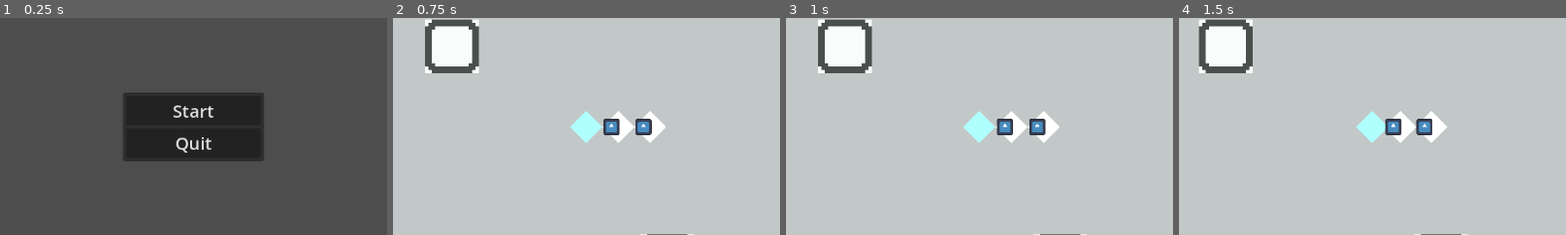
Above: before the commit, frames 1-4 (left to right).
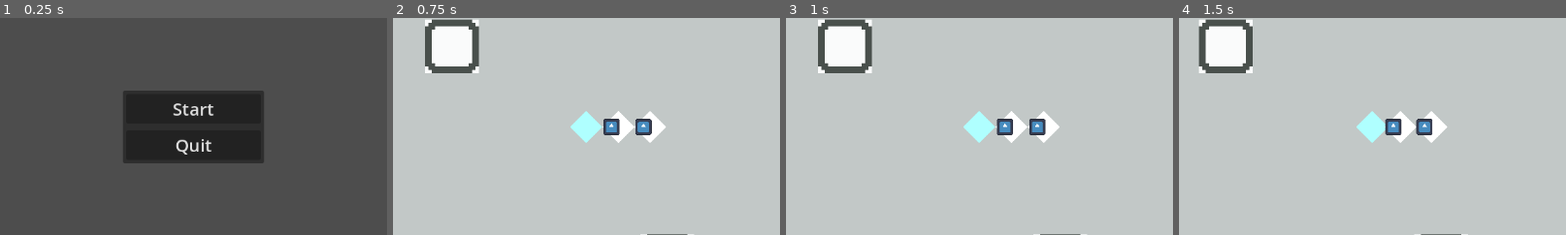
Above: after the commit, the same moments.

Repository: Hokome/GMTK-2024
Game: Godot game, scene res://ui/main_menu.tscn
Two runs of this game, one before a commit and one after it. Both use one fixed random seed, a clock stepped at 60 frames per second and the inputs below. The engine's default icon, where the game draws it, is replaced by a stand-in: a white triangle on a blue panel in a dark square.
Inputs:
- Up to frame 1 (0.25 s): no input
- Up to frame 2 (0.75 s): click "Start" at 0.5 s
- Up to frame 3 (1 s): no input
- Up to frame 4 (1.5 s): tap Enter at 1.25 s; hold D (move_right) from 1.28 s (still down)
The pictures show only the part of the screen within x 25-75%, y 25-75%; the shares and areas given below are measured in that part.

The runs differ from the first frame. In frame 1, 1.3% of the frame differs, in the area x 31-69%, y 33-67%; in frame 2, nothing differs; in frame 3, nothing differs; in frame 4, nothing differs.

Commit message:
pause_screen

Diff:
--- a/ui/main_theme.tres
+++ b/ui/main_theme.tres
@@ -2,6 +2,7 @@
 
 [resource]
 default_font_size = 26
+BoxContainer/constants/separation = 10
 MarginContainer/constants/margin_bottom = 5
 MarginContainer/constants/margin_left = 5
 MarginContainer/constants/margin_right = 5
--- /dev/null
+++ b/ui/pause_screen.gd
@@ -0,0 +1,8 @@
+extends Control
+
+func _on_resume_btn_pressed() -> void:
+	print("RESUME GAME")
+	pass # Replace with function body.
+
+func _on_quit_btn_pressed() -> void:
+	get_tree().quit()
--- /dev/null
+++ b/ui/pause_screen.tscn
@@ -0,0 +1,70 @@
+[gd_scene load_steps=5 format=3 uid="uid://cfm2tg2ad6ft6"]
+
+[ext_resource type="Texture2D" uid="uid://ikyk6tb0bqk1" path="res://ui/pause_screen_bg.tres" id="1_asjr3"]
+[ext_resource type="Script" path="res://ui/pause_screen.gd" id="1_rtprx"]
+[ext_resource type="Theme" uid="uid://cabxqkghtkxtt" path="res://ui/main_theme.tres" id="3_2ux82"]
+
+[sub_resource type="StyleBoxTexture" id="StyleBoxTexture_qs5ky"]
+texture = ExtResource("1_asjr3")
+
+[node name="panel" type="Panel"]
+anchors_preset = 15
+anchor_right = 1.0
+anchor_bottom = 1.0
+grow_horizontal = 2
+grow_vertical = 2
+theme_override_styles/panel = SubResource("StyleBoxTexture_qs5ky")
+script = ExtResource("1_rtprx")
+
+[node name="center_container" type="CenterContainer" parent="."]
+layout_mode = 1
+anchors_preset = 15
+anchor_right = 1.0
+anchor_bottom = 1.0
+offset_left = -68.0
+offset_top = -113.5
+offset_right = 68.0
+offset_bottom = 113.5
+grow_horizontal = 2
+grow_vertical = 2
+theme = ExtResource("3_2ux82")
+
+[node name="v_box_container" type="VBoxContainer" parent="center_container"]
+layout_mode = 2
+theme = ExtResource("3_2ux82")
+theme_override_constants/separation = 100
+alignment = 1
+
+[node name="paused_label" type="Label" parent="center_container/v_box_container"]
+process_mode = 2
+layout_mode = 2
+theme = ExtResource("3_2ux82")
+theme_override_colors/font_shadow_color = Color(0, 0, 0, 1)
+theme_override_constants/shadow_offset_x = 10
+theme_override_constants/shadow_offset_y = 5
+theme_override_constants/outline_size = 10
+theme_override_constants/shadow_outline_size = 10
+theme_override_font_sizes/font_size = 50
+text = "Paused"
+horizontal_alignment = 1
+vertical_alignment = 1
+
+[node name="button_container" type="VBoxContainer" parent="center_container/v_box_container"]
+layout_mode = 2
+theme = ExtResource("3_2ux82")
+alignment = 1
+
+[node name="resume_btn" type="Button" parent="center_container/v_box_container/button_container"]
+layout_mode = 2
+size_flags_horizontal = 3
+theme = ExtResource("3_2ux82")
+text = "Resume"
+
+[node name="quit_btn" type="Button" parent="center_container/v_box_container/button_container"]
+layout_mode = 2
+size_flags_horizontal = 3
+theme = ExtResource("3_2ux82")
+text = "Quit"
+
+[connection signal="pressed" from="center_container/v_box_container/button_container/resume_btn" to="." method="_on_resume_btn_pressed"]
+[connection signal="pressed" from="center_container/v_box_container/button_container/quit_btn" to="." method="_on_quit_btn_pressed"]
--- /dev/null
+++ b/ui/pause_screen_bg.tres
@@ -0,0 +1,10 @@
+[gd_resource type="GradientTexture2D" load_steps=2 format=3 uid="uid://ikyk6tb0bqk1"]
+
+[sub_resource type="Gradient" id="Gradient_3gb44"]
+colors = PackedColorArray(0, 0, 0, 0.333333, 0.619608, 0.541176, 0.756863, 0.333333)
+
+[resource]
+gradient = SubResource("Gradient_3gb44")
+fill_from = Vector2(0.5, 1)
+fill_to = Vector2(0.5, 0.1)
+metadata/_snap_enabled = true
